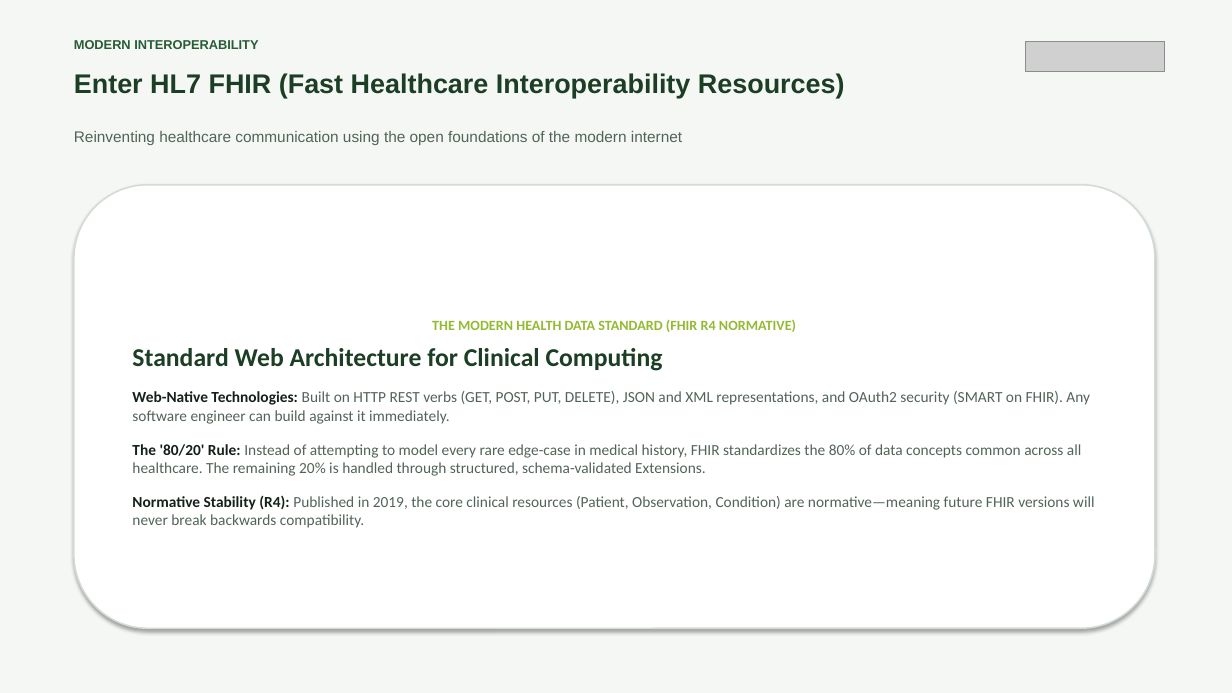
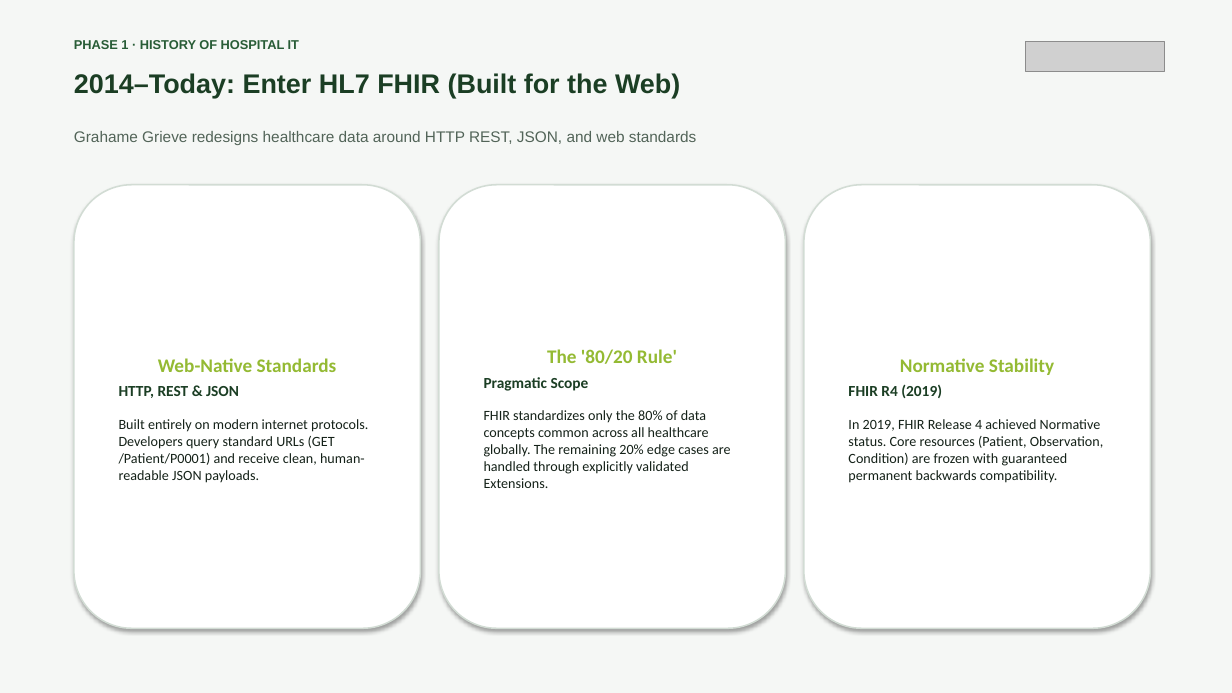
Before and after one commit to AIT-brainlab/fhir-ml-workshop, a slide deck: slide 11 of slides-morning/orientation-and-health-ai-foundations.pptx (slide 14 before the commit). Drawn at 1232x693 pixels with LibreOffice and Linux fonts; fonts in the diff are those of the drawing; grey boxes stand for pictures. Boxes give left, top, right and bottom in pixels: in the first picture for what was removed or moved away, otherwise in the second. Text is boxed around its words. In the diff, an @@ line names an element or a change of style, - is before the commit and + after.

Commit message:
Restructure morning session into 2+1 Phase architecture (29 slides)

```diff
--- a/slides-morning/orientation-and-health-ai-foundations.pptx
+++ b/slides-morning/orientation-and-health-ai-foundations.pptx
@@ text at bbox=[74, 40, 299, 49]: text changed @@
-MODERN INTEROPERABILITY
+PHASE 1 · HISTORY OF HOSPITAL IT
@@ text at bbox=[74, 73, 680, 98]: text changed @@
-Enter HL7 FHIR (Fast Healthcare Interoperability Resources)
+2014–Today: Enter HL7 FHIR (Built for the Web)
@@ text at bbox=[74, 131, 697, 145]: text changed @@
-Reinventing healthcare communication using the open foundations of the modern internet
+Grahame Grieve redesigns healthcare data around HTTP REST, JSON, and web standards
@@ rounded rectangle "Web-Native Standards": place and size @@
-rounded rectangle "Web-Native Standards" at bbox=[74, 185, 1155, 628]
+rounded rectangle "Web-Native Standards" at bbox=[74, 185, 421, 628]
@@ rounded rectangle added at bbox=[439, 185, 786, 628], fill #FFFFFF, outline #D2DCD4 1.2 pt, 11 pt, text #142118 @@
+The '80/20 Rule'
+Pragmatic Scope
+FHIR standardizes only the 80% of data concepts common across all healthcare globally. The remaining 20% edge cases are handled through explicitly validated Extensions.
@@ rounded rectangle added at bbox=[804, 185, 1151, 628], fill #FFFFFF, outline #D2DCD4 1.2 pt, 11 pt, text #142118 @@
+Normative Stability
+FHIR R4 (2019)
+In 2019, FHIR Release 4 achieved Normative status. Core resources (Patient, Observation, Condition) are frozen with guaranteed permanent backwards compatibility.
@@ text in rounded rectangle at bbox=[119, 358, 368, 483]: text changed; size 12 to 11 pt; text colour #526458 to #142118 @@
-THE MODERN HEALTH DATA STANDARD (FHIR R4 NORMATIVE)
-Standard Web Architecture for Clinical Computing
-Web-Native Technologies: Built on HTTP REST verbs (GET, POST, PUT, DELETE), JSON and XML representations, and OAuth2 security (SMART on FHIR). Any software engineer can build against it immediately.
-The '80/20' Rule: Instead of attempting to model every rare edge-case in medical history, FHIR standardizes the 80% of data concepts common across all healthcare. The remaining 20% is handled through structured, schema-validated Extensions.
-Normative Stability (R4): Published in 2019, the core clinical resources (Patient, Observation, Condition) are normative—meaning future FHIR versions will never break backwards compatibility.
+Web-Native Standards
+HTTP, REST & JSON
+Built entirely on modern internet protocols. Developers query standard URLs (GET /Patient/P0001) and receive clean, human-readable JSON payloads.
```
Also in this commit, not shown: 11 other slides changed, 17 slides added, 15 slides removed, 3 other files.
